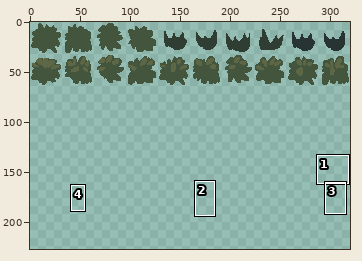
Sprite sheet: levels_and_level_objects/environments/sunny_fields/blob_brushes_32x32.png. The first picture is a wide view before the edit; the outline marks the close-up.
Close-up. The starting point:
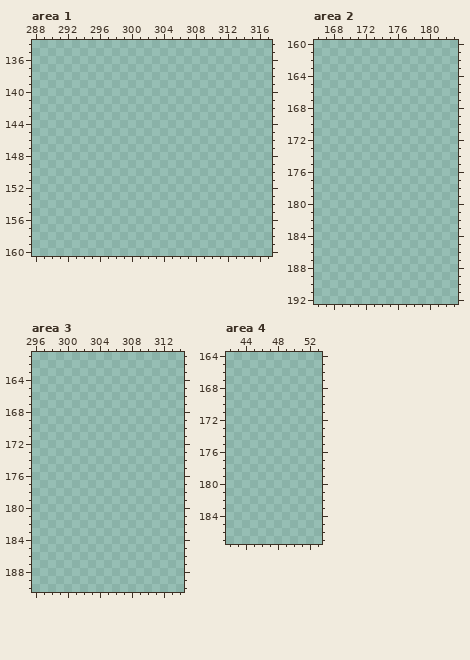
The file is 320x320 pixels. Shown: area 1: x 288..317, y 134..160; area 2: x 166..183, y 160..192; area 3: x 296..314, y 161..190; area 4: x 42..53, y 164..187. The wide view leaves out empty margins. The commit also changed other parts of the picture, which this record leaves out.
After the commit:
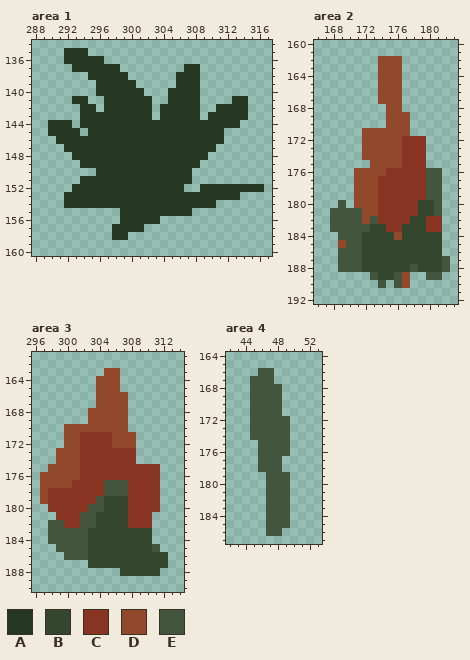
Palette (. is transparent): A #263721  B #35462f  C #883422  D #92482a  E #43563d
What changed:
Area 1:
y 135: x 292..294 ... -> AAA
y 136: x 292..296 ..... -> AAAAA
y 137: x 293..298 ...... -> AAAAAA; x 307..308 .. -> AA
y 138: x 295..299 ..... -> AAAAA; x 306..308 ... -> AAA
y 139: x 296..300 ..... -> AAAAA; x 306..308 ... -> AAA
y 140: x 296..301 ...... -> AAAAAA; x 305..308 .... -> AAAA
y 141: x 293..294 .. -> AA; x 297..302 ...... -> AAAAAA; x 305..308 .... -> AAAA; x 313..314 .. -> AA
y 142: x 294..295 .. -> AA; x 297..302 ...... -> AAAAAA; x 304..308 ..... -> AAAAA; x 311..314 .... -> AAAA
y 143: x 294..302 ......... -> AAAAAAAAA; x 304..308 ..... -> AAAAA; x 310..314 ..... -> AAAAA
y 144: x 290..292 ... -> AAA; x 294..313 .................... -> AAAAAAAAAAAAAAAAAAAA
y 145: x 290..293 .... -> AAAA; x 295..311 ................. -> AAAAAAAAAAAAAAAAA
y 146: x 291..311 ..................... -> AAAAAAAAAAAAAAAAAAAAA
y 147: x 292..310 ................... -> AAAAAAAAAAAAAAAAAAA
y 148: x 293..309 ................. -> AAAAAAAAAAAAAAAAA
y 149: x 294..308 ............... -> AAAAAAAAAAAAAAA
y 150: x 296..307 ............ -> AAAAAAAAAAAA
y 151: x 294..307 .............. -> AAAAAAAAAAAAAA
y 152: x 293..306 .............. -> AAAAAAAAAAAAAA; x 309..316 ........ -> AAAAAAAA
y 153: x 292..313 ...................... -> AAAAAAAAAAAAAAAAAAAAAA
y 154: x 292..310 ................... -> AAAAAAAAAAAAAAAAAAA
y 155: x 299..307 ......... -> AAAAAAAAA
y 156: x 299..303 ..... -> AAAAA
y 157: x 298..301 .... -> AAAA
y 158: x 298..299 .. -> AA
Area 2:
y 162..167: x 174..176 ... -> DDD
y 168: x 175..176 .. -> DD
y 169..170: x 175..177 ... -> DDD
y 171: x 172..177 ...... -> DDDDDD
y 172..174: x 172..179 ........ -> DDDDDCCC
y 175: x 173..179 ....... -> DDDDCCC
y 176: x 171..181 ........... -> DDDDCCCCCEE
y 177..179: x 171..181 ........... -> DDDCCCCCCEE
y 180: x 169 . -> E; x 171..181 ........... -> DDDCCCCCBBE
y 181: x 168..181 .............. -> EEEEDDCCCCCBBE
y 182: x 168..181 .............. -> EEEEDECCCCBBCC
y 183: x 168..181 .............. -> EEEEEBBCCBBBCC
y 184: x 169..181 ............. -> EEEBBBBDBBBBB
y 185: x 169..181 ............. -> DEEBBBBBBBBBB
y 186: x 169..181 ............. -> EEEBBBBBBBBBB
y 187: x 169..182 .............. -> EEEBBBBBBBBBBE
y 188: x 169..182 .............. -> EEEBBBBBBEBBBE
y 189: x 173..177 ..... -> EBBED; x 180..181 .. -> EE
y 190: x 174 . -> E; x 176..177 .. -> ED
Area 3:
y 163: x 305..306 .. -> DD
y 164..165: x 304..306 ... -> DDD
y 166..167: x 304..307 .... -> DDDD
y 168..169: x 303..307 ..... -> DDDDD
y 170: x 300..307 ........ -> DDDDDDDD
y 171..172: x 300..308 ......... -> DDCCCCDDD
y 173..174: x 299..308 .......... -> DDDCCCCCCC
y 175: x 298..311 .............. -> DDDDCCCCCCCCCC
y 176: x 297..311 ............... -> DDDDDCCCCCCCCCC
y 177: x 297..311 ............... -> DDDDCCCCEEECCCC
y 178: x 297..311 ............... -> DCCCCCCCEEECCCC
y 179: x 297..311 ............... -> DCCCCCCEBBBCCCC
y 180: x 298..311 .............. -> CCCCCEEBBBCCCC
y 181: x 299..310 ............ -> CCCEEBBBBCCC
y 182: x 298..310 ............. -> EECCEEBBBBCCC
y 183..184: x 298..310 ............. -> EEEEEBBBBBBBB
y 185: x 299..311 ............. -> EEEEBBBBBBBBE
y 186: x 300..312 ............. -> EEEBBBBBBBBBB
y 187: x 303..312 .......... -> BBBBBBBBBB
y 188: x 307..311 ..... -> BBBBB
Area 4:
y 166: x 46..47 .. -> EE
y 167: x 45..47 ... -> EEE
y 168..171: x 45..48 .... -> EEEE
y 172..174: x 45..49 ..... -> EEEEE
y 175..176: x 46..49 .... -> EEEE
y 177..178: x 46..48 ... -> EEE
y 179..185: x 47..49 ... -> EEE
y 186: x 47..48 .. -> EE
Pixel boxes of the changes (left, top, right, bottom) in both close-ups:
added: (48, 48, 264, 240)
added: (330, 56, 450, 288)
added: (40, 368, 168, 576)
added: (250, 368, 290, 536)
